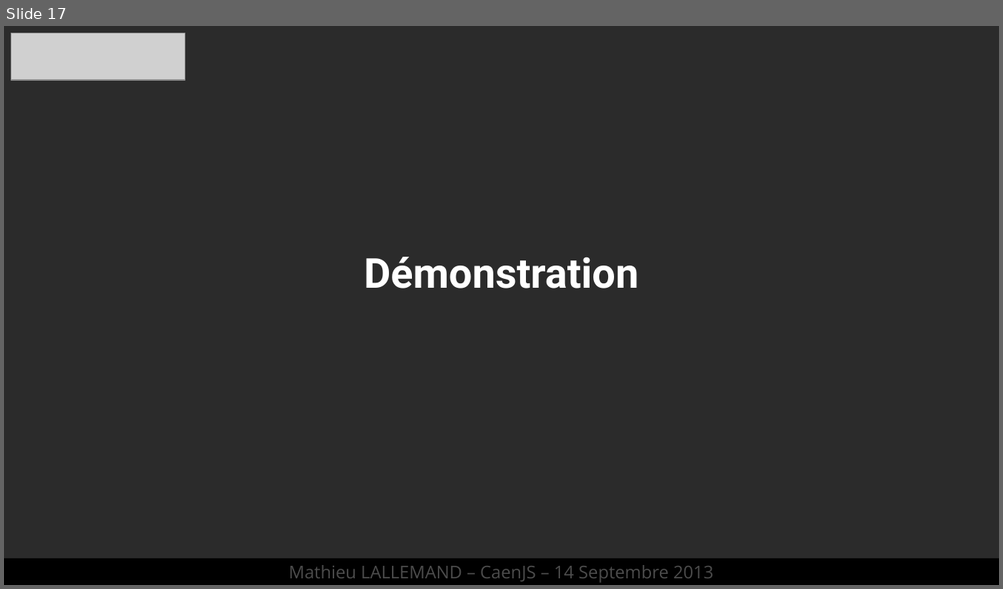
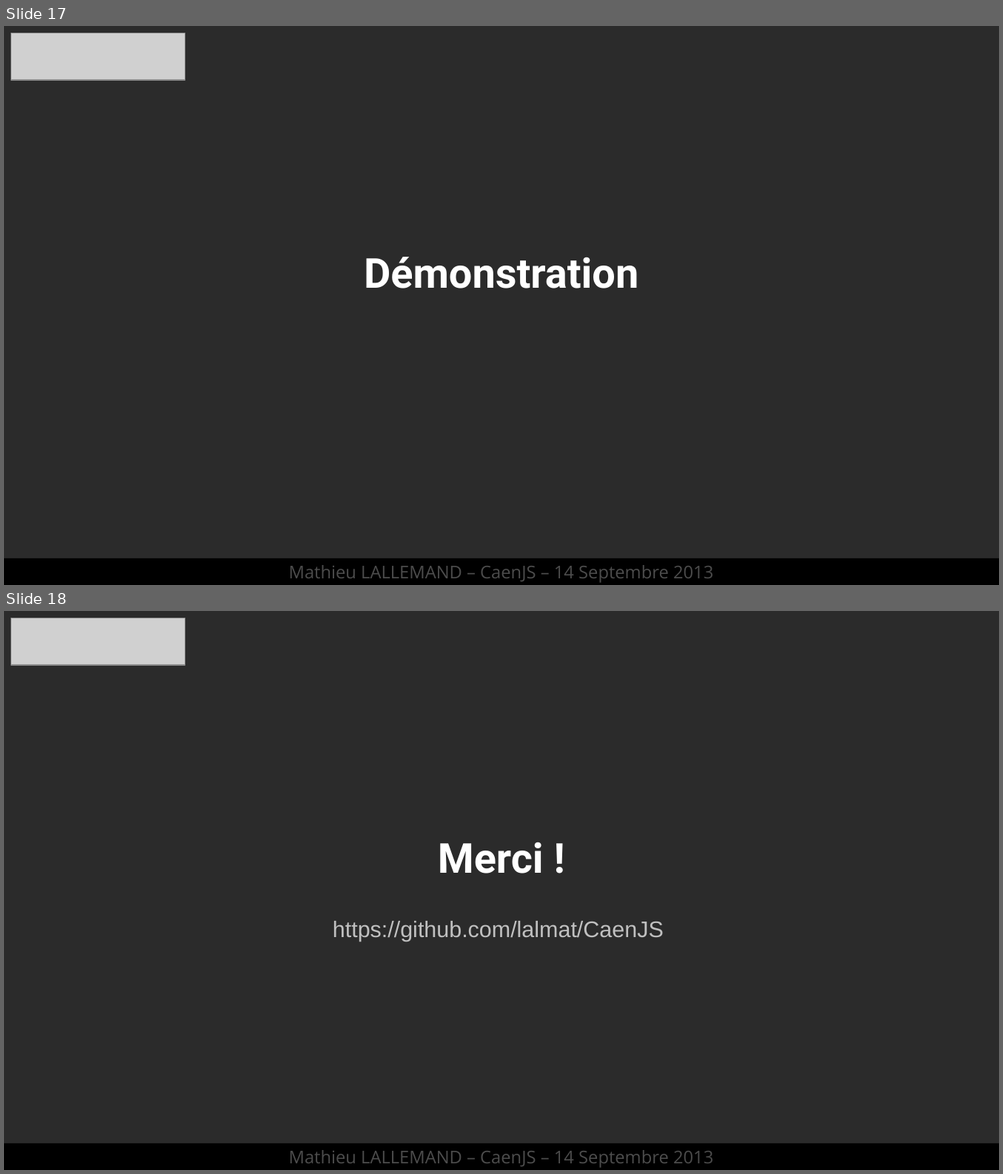
Before and after one commit to lalmat/CaenJS, a slide deck: Présentation/CaenJS - nodeJS.odp. Shown one above the other, each under a label of ours: slide 17 before the commit, slides 17 and 18 after it. The pictures are 1003x589 and 1003x1174 pixels, drawn with LibreOffice and Linux fonts; fonts in the diff are those of the drawing; grey boxes stand for pictures; background and template pictures are left out; a plain dark background stands for a picture behind light text. Boxes give left, top, right and bottom in pixels: in the first picture for what was removed or moved away, otherwise in the second. Text is boxed around its words. In the diff, an @@ line names an element or a change of style, - is before the commit and + after.

```diff
--- a/Présentation/CaenJS - nodeJS.odp
+++ b/Présentation/CaenJS - nodeJS.odp
@@ slide 18 added at box(4, 611, 999, 1170), background picture (left out) @@
@@ picture added at box(11, 618, 185, 665) @@
@@ title added at box(438, 842, 543, 874), 33 pt, text #FFFFFF, bold @@
+Merci !
@@ text added at box(333, 921, 663, 942), 18 pt, text #C0C0C0 @@
+https://github.com/lalmat/CaenJS
@@ rectangle added at box(4, 1145, 999, 1170), fill #000000, 14 pt, text #4C4C4C @@
+Mathieu LALLEMAND – CaenJS – 14 Septembre 2013
```
Also in this commit, not shown: 2 other slides added.
